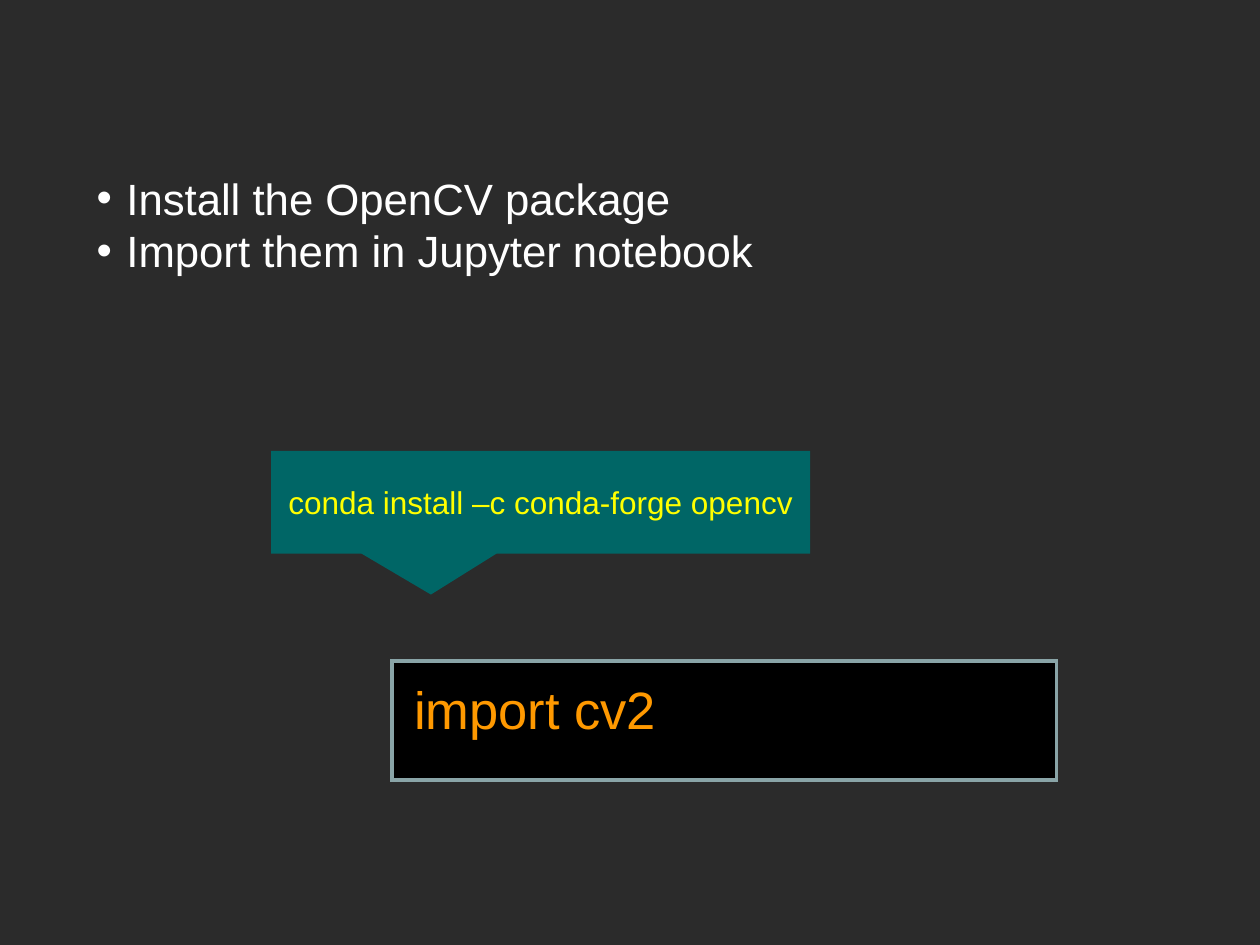
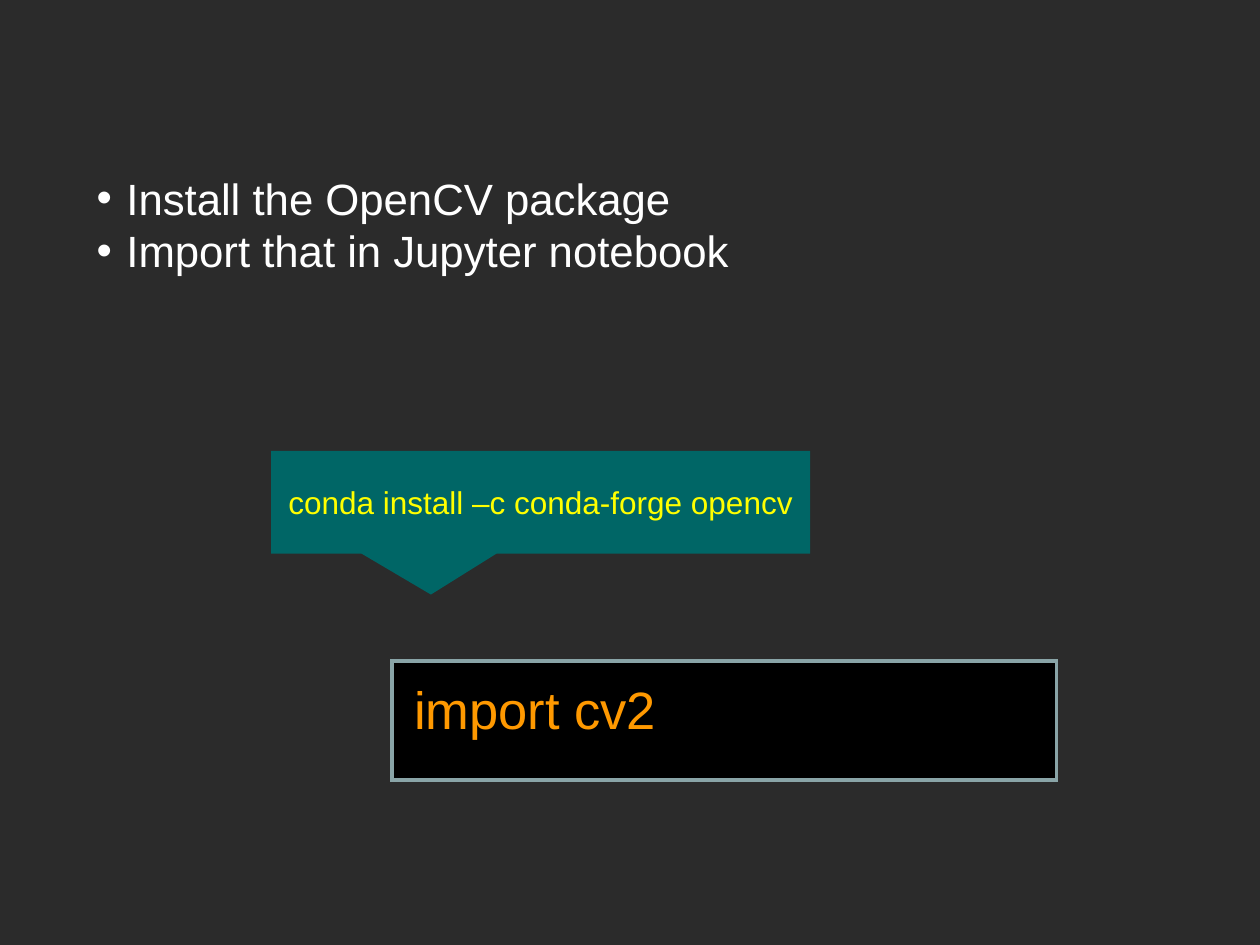
Before and after one commit to kns-1/Computer_vision, a slide deck: slide 6 of ComputerVision.ppt. Drawn at 1260x945 pixels with LibreOffice and Linux fonts; fonts in the diff are those of the drawing; background and template pictures are left out; a plain dark background stands for a picture behind light text. Boxes give left, top, right and bottom in pixels: in the first picture for what was removed or moved away, otherwise in the second. Text is boxed around its words. In the diff, an @@ line names an element or a change of style, - is before the commit and + after.

```diff
--- a/ComputerVision.ppt
+++ b/ComputerVision.ppt
@@ text at <box>126,235,729,276</box>: text changed @@
-• Import them in Jupyter notebook
+• Import that in Jupyter notebook
```
